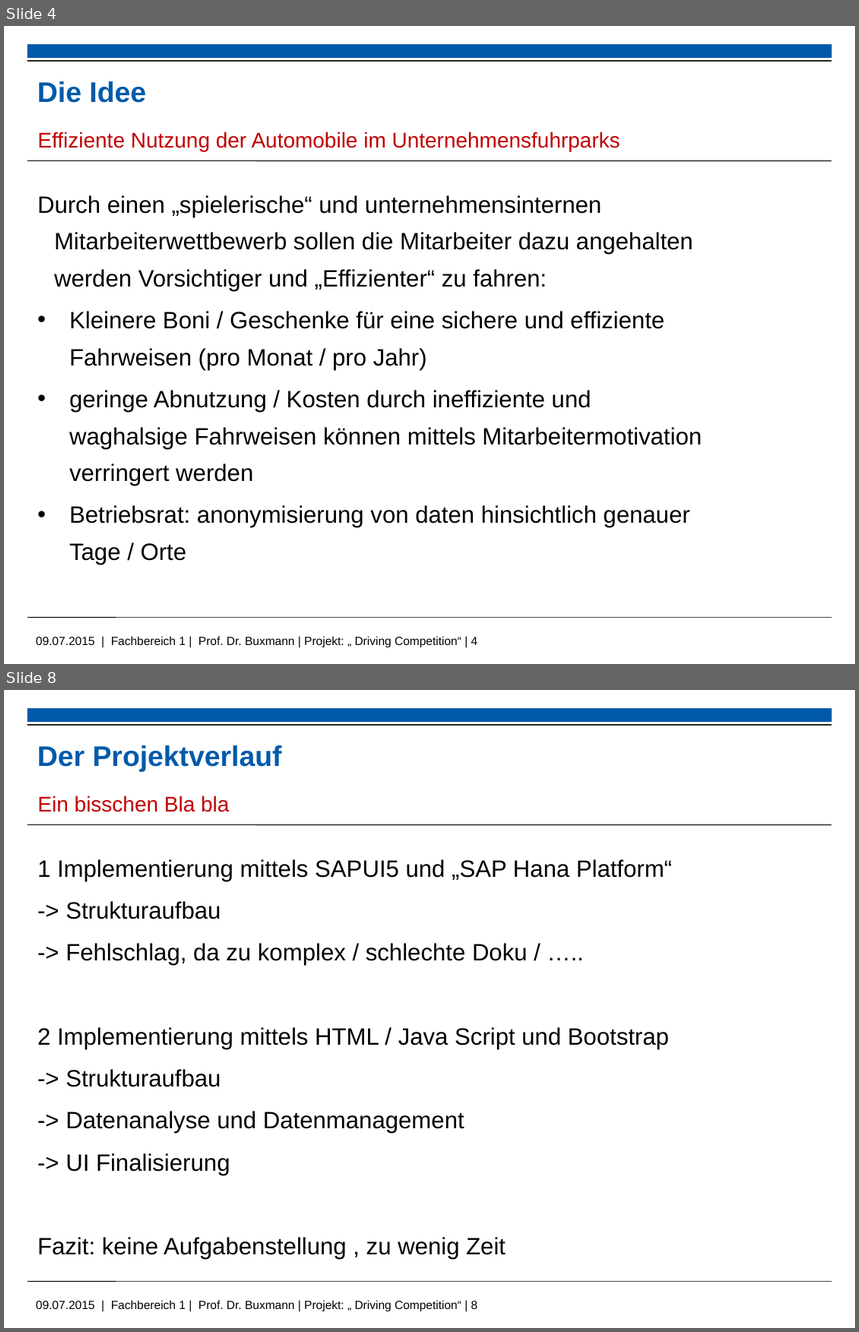
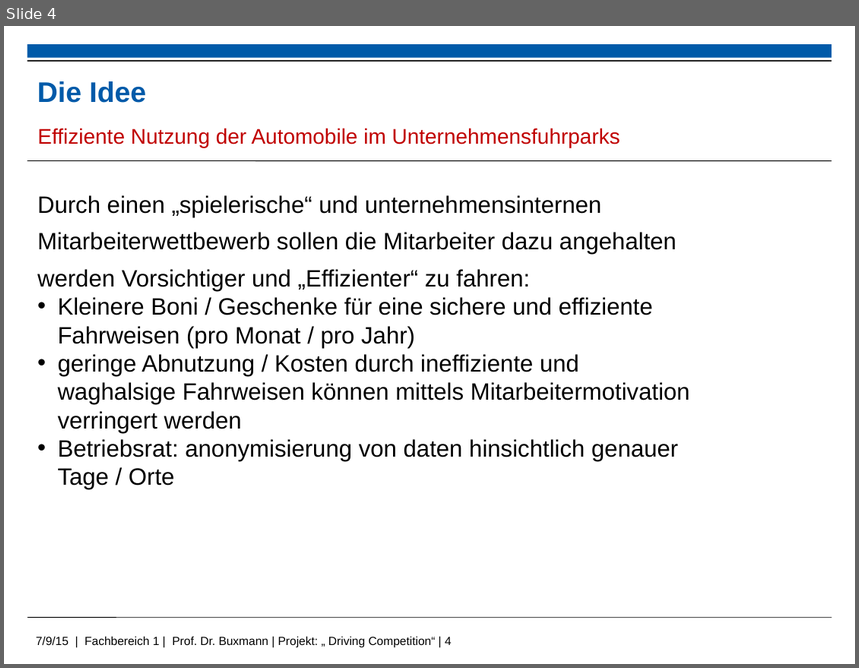
Before and after one commit to kolhagen/drivingcompetition, a slide deck: Big Data - Driving Compitiion.pptx. Shown one above the other, each under a label of ours: slides 4 and 8 before the commit, slide 4 after it; the slides between them are not shown. The pictures are 859x1332 and 859x668 pixels, drawn with LibreOffice and Linux fonts; fonts in the diff are those of the drawing; background and template pictures are left out. Boxes give left, top, right and bottom in pixels: in the first picture for what was removed or moved away, otherwise in the second. Text is boxed around its words. In the diff, an @@ line names an element or a change of style, - is before the commit and + after.

```diff
--- a/Big Data - Driving Compitiion.pptx
+++ b/Big Data - Driving Compitiion.pptx
@@ slide 8 removed at [4, 690, 855, 1328], background #FFFFFF; not listed: 5 template elements that a slide beside it also shows @@
@@ title removed at [37, 745, 282, 772] @@
-Der Projektverlauf
@@ text removed at [37, 796, 229, 812] @@
-Ein bisschen Bla bla
@@ text removed at [37, 859, 672, 1259] @@
-1 Implementierung mittels SAPUI5 und „SAP Hana Platform“
--> Strukturaufbau
--> Fehlschlag, da zu komplex / schlechte Doku / …..
-2 Implementierung mittels HTML / Java Script und Bootstrap
--> Strukturaufbau
--> Datenanalyse und Datenmanagement
--> UI Finalisierung
-Fazit: keine Aufgabenstellung , zu wenig Zeit
@@ slide 4 changed as well @@
@@ text "Effiziente Nutzung der Automobile im ..." at [37, 128, 620, 148]: indent changed; line spacing 1.3 to 1; less space between paragraphs @@
@@ text "Durch einen „spielerische“ und unternehmensinternen ..." at [37, 195, 690, 490]: indent changed; less space between paragraphs; line spacing 1.3 to 1 @@
@@ text at [36, 636, 452, 648]: text changed @@
-09.07.2015 | Fachbereich 1 | Prof. Dr. Buxmann | Projekt: „ Driving Competition“ | 4
+7/9/15 | Fachbereich 1 | Prof. Dr. Buxmann | Projekt: „ Driving Competition“ | 4
```
Also in this commit, not shown: 12 other slides changed, 4 slides added, 1 other slide removed.
